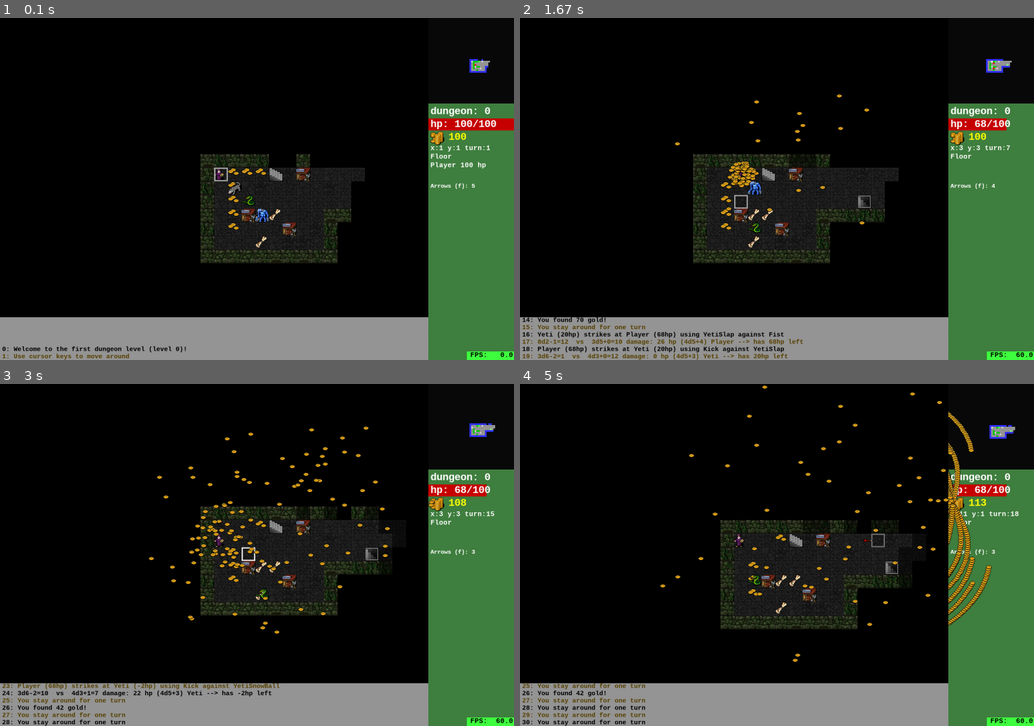
Above: before the commit, frames 1-4 (two rows, left to right).
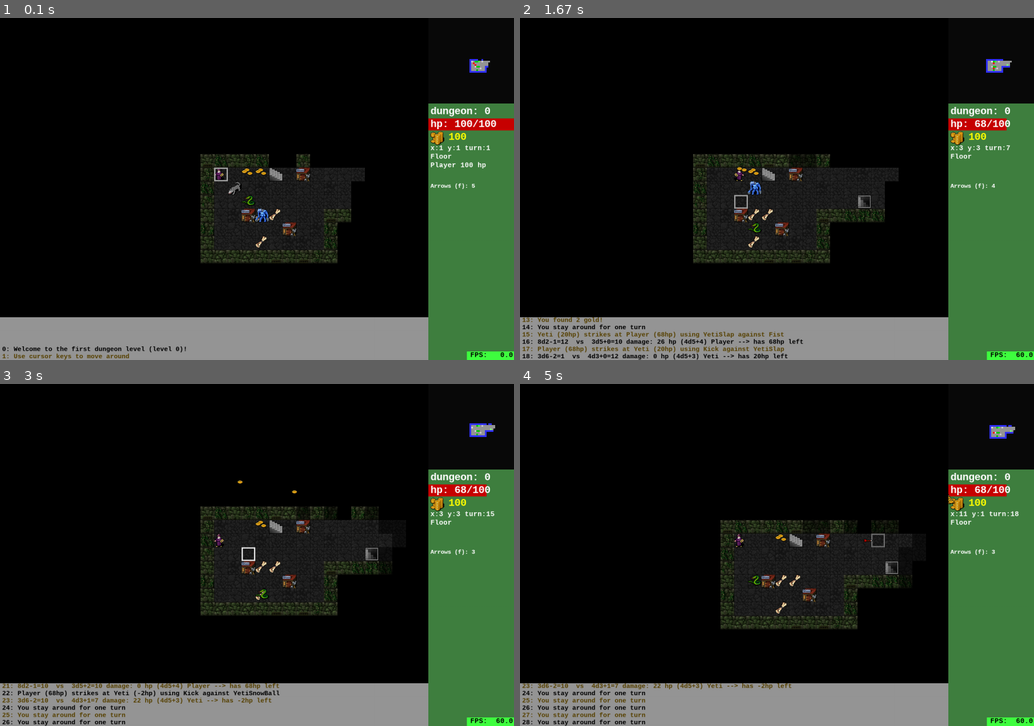
Above: after the commit, the same moments.

Repository: spheppner/roguebasin_python3
Game: pygame game, started from roguebasin_pygame.py
Same seed, same stepped clock (60 frames per second), same inputs: the game is played once before the commit and once after it.
Inputs (mouse positions are in pixels of both pictures, inside the frame that each line leads up to):
- Up to frame 1 (0.1 s): no input
- Up to frame 2 (1.67 s): hold Right 0.33-0.8 s; move the mouse to (756, 202) at 0.37 s; tap F at 0.83 s; hold Up 1.17-1.47 s; move the mouse to (823, 100) at 1.2 s; tap Space at 1.23, 1.57 s; tap + at 1.32 s; hold Right from 1.5 s (still down); move the mouse to (658, 120) at 1.53 s
- Up to frame 3 (3 s): tap Space at 1.87, 2.07, 2.37, 2.63, 2.97 s; release Right at 1.97 s; hold Left 2-2.53 s; move the mouse to (149, 500) at 2.03 s; tap F at 2.15 s; hold Down 2.57-2.87 s; move the mouse to (82, 520) at 2.6 s; tap + at 2.72 s; hold Left from 2.9 s (still down); move the mouse to (359, 455) at 2.93 s
- Up to frame 4 (5 s): tap Space at 3.27, 3.4, 4.87 s; release Left at 3.3 s; hold Up 3.33-3.7 s; move the mouse to (879, 534) at 3.37 s; tap F at 3.48, 4.95 s; hold Left from 4.8 s (still down)

The runs differ from the first frame. In frame 1, 0.1% of the frame differs, in the area x 44-93%, y 12-62%; in frame 2, 1.8%; in frame 3, 2.2%; in frame 4, 2.3%, in the area x 0-93%, y 0-100%.

Commit message:
Update roguebasin_pygame.py

Diff:
--- a/roguebasin_pygame.py
+++ b/roguebasin_pygame.py
@@ -922,7 +922,7 @@
         super()._overwrite()
         self.color = (200, 200, 0)
         self.char = "*"
-        self.value = random.randint(1, 100)
+        self.value = random.randint(1, 10)
 
 class Arrows(Item):
 
@@ -1161,8 +1161,8 @@
         Dragon(30, 5, 0)
         Dragon(31, 4, 0)
         Shop(7, 1, 0)
-        for a in range(5):
-            Gold(2, 1+a , 0)
+        #for a in range(5):
+        #    Gold(2, 1+a , 0)
         Gold(3,1,0)
         Gold(4,1,0)
 
@@ -1590,12 +1590,13 @@
             # 70% chance for 1 monster, 15% for 2, 5% for 3
             for _ in range(randomizer([0.1, 0.7,0.15,0.05])):
                 mo = random.choice(self.levelmonsters[:z]) # if z > len(levelmonsters), take any monster
-                x = random.randint(room.x1+1, room.x2-1)
-                y = random.randint(room.y1+1, room.y2-1)
                 try:
-                    mo(x,y,z)
+                    x = random.randint(room.x1+1, room.x2-1)
+                    y = random.randint(room.y1+1, room.y2-1)
                 except:
-                    print("problem with placing monster: {}")
+                    print("problem with placing monster in room:{}".format(room))
+                    return
+                mo(x,y,z) # create a new monster
 
 
     def place_loot(self, z):
@@ -2706,10 +2707,11 @@
 
             if len(self.allgroup) >1:
                 self.draw_radar()
-                self.draw_panel()  # always draw panel #über allgropu draw: münzen sichtbar,  flackert
+                #self.draw_panel()  # always draw panel #über allgropu draw: münzen sichtbar,  flackert
                 # append radar and panel to dirtyrects
-                dirtyrects.append(pygame.Rect(Viewer.width-Viewer.panel_width, 0, Viewer.panel_width, Viewer.height))
-            #self.draw_panel()  # always draw panel #unter allgropu draw: münzen unsichtbar, flackert
+                #dirtyrects.append(pygame.Rect(Viewer.width-Viewer.panel_width, 0, Viewer.panel_width, Viewer.height))
+            self.draw_panel()  # always draw panel #unter allgropu draw: münzen unsichtbar, flackert
+            dirtyrects.append(pygame.Rect(Viewer.width - Viewer.panel_width, 0, Viewer.panel_width, Viewer.height))
             dirtyrects.extend(self.allgroup.draw(self.screen))
 
 
